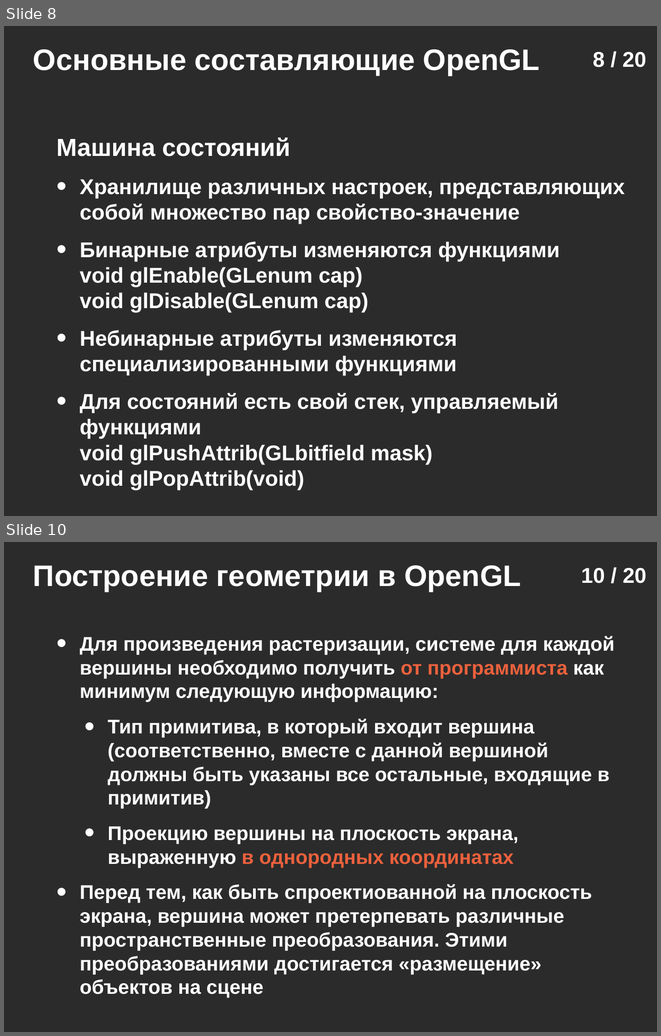
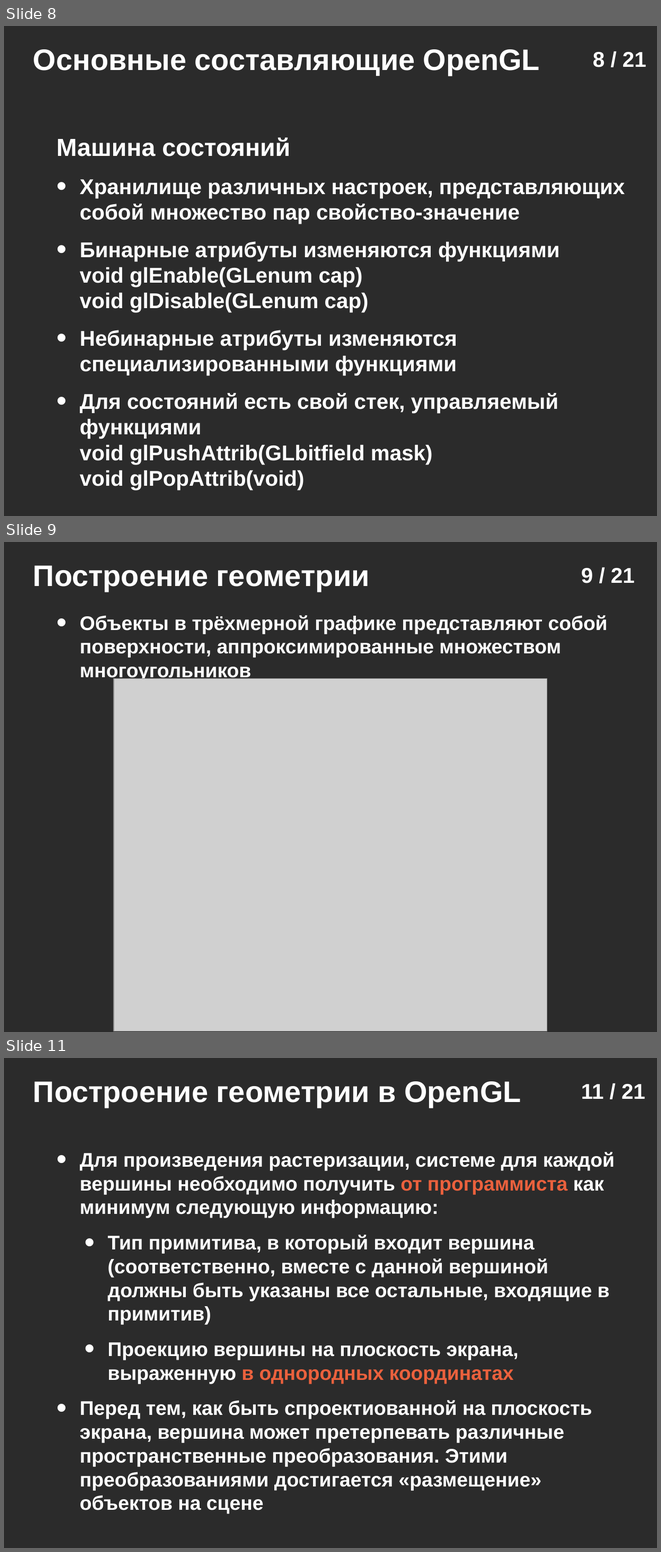
Before and after one commit to icosaeder/vr-lect, a slide deck: Лекции/Лекция 2/Лекция №2.odp. Shown one above the other, each under a label of ours: slides 8 and 10 before the commit, slides 8, 9 and 11 after it; the slides between them are not shown. The pictures are 661x1036 and 661x1552 pixels, drawn with LibreOffice and Linux fonts; fonts in the diff are those of the drawing; grey boxes stand for pictures; background and template pictures are left out; a plain dark background stands for a picture behind light text. Boxes give left, top, right and bottom in pixels: in the first picture for what was removed or moved away, otherwise in the second. Text is boxed around its words. In the diff, an @@ line names an element or a change of style, - is before the commit and + after.

```diff
--- a/Лекции/Лекция 2/Лекция №2.odp
+++ b/Лекции/Лекция 2/Лекция №2.odp
@@ slide 9 added at (x1=4, y1=542, x2=657, y2=1032), background picture (left out) @@
@@ text added at (x1=33, y1=565, x2=370, y2=591), 36 pt, text #FFFFFF, bold @@
+Построение геометрии
@@ page number added at (x1=581, y1=568, x2=635, y2=583), 26 pt, text #FFFFFF, bold @@
+9 / 21
@@ text added at (x1=80, y1=615, x2=608, y2=681), 24 pt, text #FFFFFF, bold @@
+• Объекты в трёхмерной графике представляют собой поверхности, аппроксимированные множеством многоугольников
@@ picture added at (x1=114, y1=678, x2=547, y2=1031) @@
@@ page number at (x1=593, y1=52, x2=646, y2=67): text changed @@
-8 / 20
+8 / 21
@@ what was slide 10 is now slide 11 @@
@@ page number at (x1=581, y1=1084, x2=645, y2=1099): text changed @@
-10 / 20
+11 / 21
```
Also in this commit, not shown: 1 slide changed, 1 other file.
